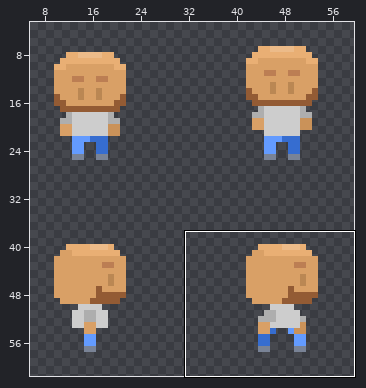
Sprite sheet -- Survival/Assets/Sprites/Characters/Player.png. Above, an overview of the earlier version with the close-up marked.
Close-up. As it was:
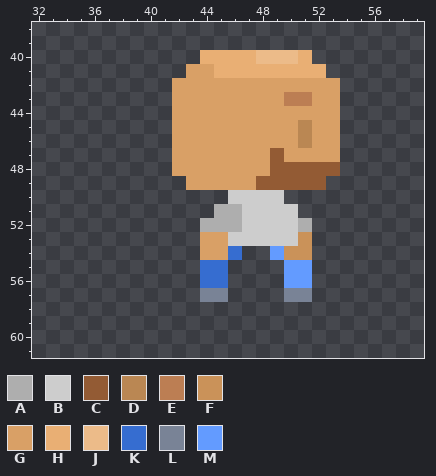
The file is 128x64 pixels. Shown: x 32..59, y 38..61. The wide view leaves out empty margins.
Palette (. is transparent): A #aeaeae  B #cdcdcd  C #935b34  D #ba8753  E #bc7e53  F #ca9259  G #d9a066  H #e9af74  J #ecbb89  K #366dd0  L #798396  M #639bff
Pixels before, first column x 42:
40 ..HHHHJJJH..
41 .GGHHHHHHHH.
42 GGGGGGGGGGGG
43 GGGGGGGGEEGG
44 GGGGGGGGGGGG
45 GGGGGGGGGDGG
46 GGGGGGGGGDGG
47 GGGGGGGCGGGG
48 GGGGGGGCCCCC
49 .GGGGGCCCCC.
50 ....BBBB....
51 ...AABBBB...
52 ..AAABBBBA..
53 ..GGBBBBBF..
54 ..GGK..MFF..
55 ..KK....MM..
56 ..KK....MM..
57 ..LL....LL..
Now the later version:
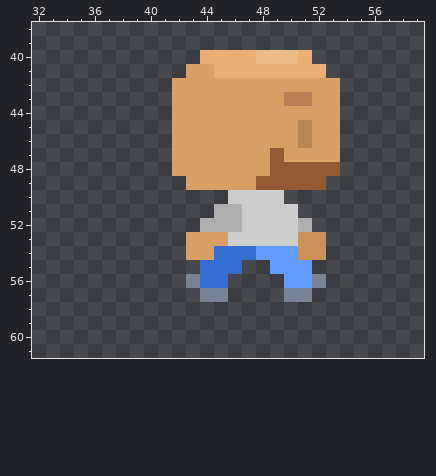
Difference:
Colour F is added in rows 53 to 54 at x 52.
Colour G is added in rows 53 to 54 at x 43.
Colour K is added in row 54 at x 47; in row 55 at x 46.
Colour K replaces colour G in row 54 at x 45.
Colour L is added in row 56 at x 43 and 52.
Colour M is added in row 54 at x 48; in row 55 at x 49.
Colour M replaces colour F in row 54 at x 50.
Changed places in both close-ups, as pixel boxes (x1, y1, x2, y2):
changed: (186, 232, 326, 288)
